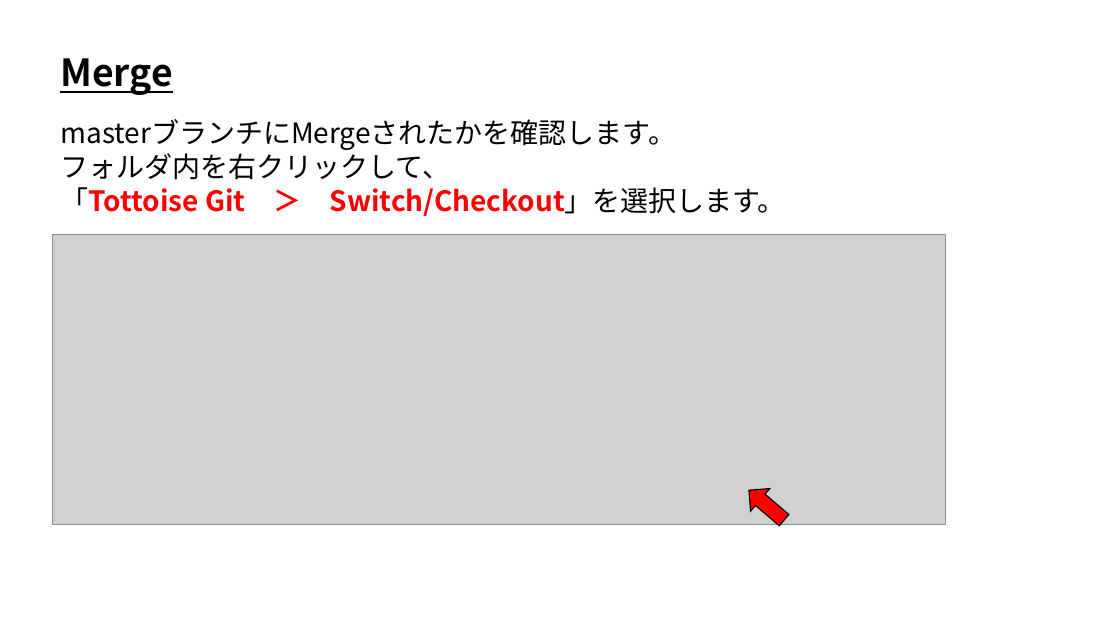
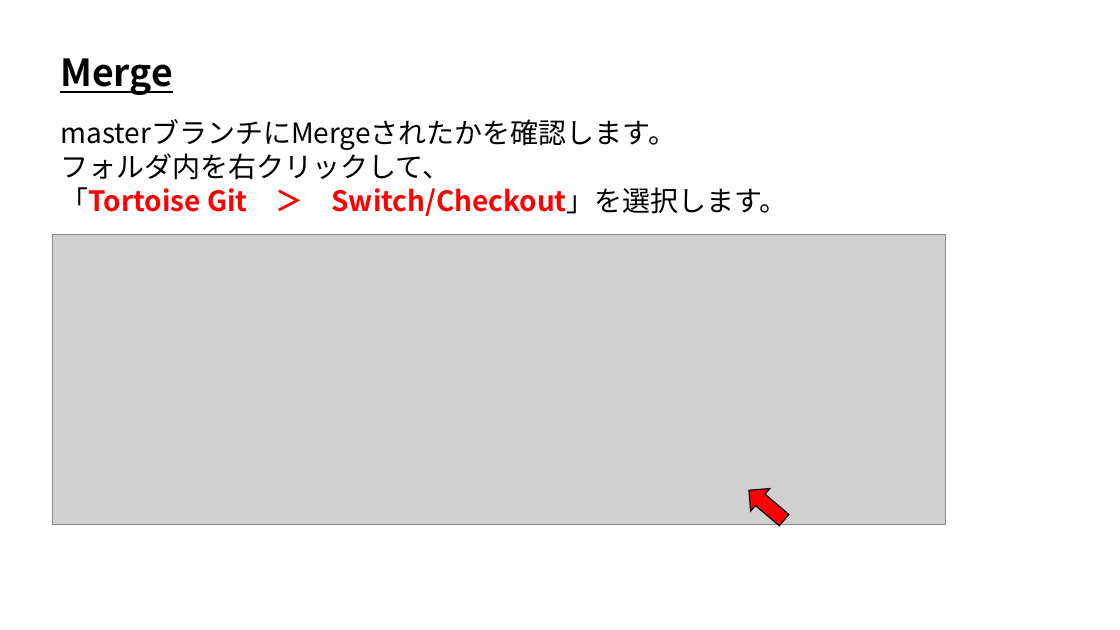
Before and after one commit to ArakiYusuke-Ohara/Textbook, a slide deck: slide 13 of ゲーム科2年/00_前期/ゲームエンジンⅢ/バージョン管理/11_プルリクエストとMerge.pptx. Drawn at 1120x630 pixels with LibreOffice and Linux fonts; fonts in the diff are those of the drawing; grey boxes stand for pictures. Boxes give left, top, right and bottom in pixels: in the first picture for what was removed or moved away, otherwise in the second. Text is boxed around its words. In the diff, an @@ line names an element or a change of style, - is before the commit and + after.

```diff
--- a/ゲーム科2年/00_前期/ゲームエンジンⅢ/バージョン管理/11_プルリクエストとMerge.pptx
+++ b/ゲーム科2年/00_前期/ゲームエンジンⅢ/バージョン管理/11_プルリクエストとMerge.pptx
@@ text at bbox=[60, 187, 787, 216]: text changed @@
-「Tottoise Git ＞ Switch/Checkout」を選択します。
+「Tortoise Git ＞ Switch/Checkout」を選択します。
```
Also in this commit, not shown: 1 other file.
